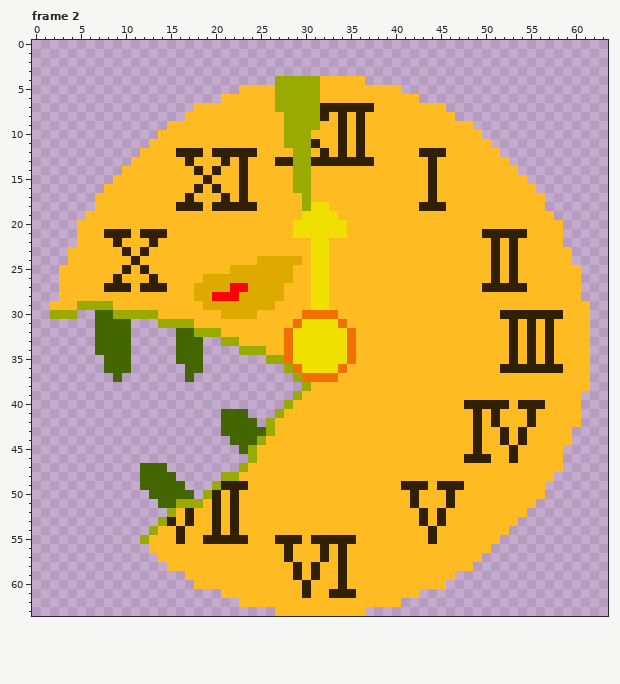
Edited in one commit: pixel-art file (images/enemies/fragment/idle.ase). The picture above is the old version.
64x64 pixels, 4 frames. Shown: frame 2. The commit also changed other frames, which this record leaves out.
After the commit:
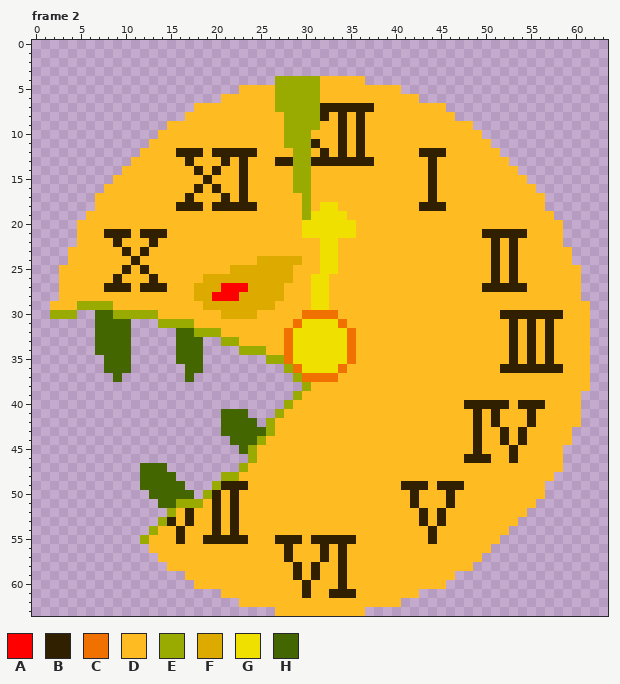
Palette (. is transparent): A #ff0000  B #302000  C #f07000  D #ffbb22  E #99aa00  F #ddaa00  G #f0e000  H #446600
The edit:
--- frame 2
@@ x 19..37 @@
 17 DDBDBDDDDDDEDDDDDDD
-18 DBBBBBDDDDDEGGDDDDD
-19 DDDDDDDDDDDGGGGDDDD
-20 DDDDDDDDDDGGGGGGDDD
-21 DDDDDDDDDDGGGGGGDDD
-22 DDDDDDDDDDDDGGDDDDD
-23 DDDDDDDDDDDDGGDDDDD
-24 DDDDDDFFFFFDGGDDDDD
-25 DDDFFFFFFFDDGGDDDDD
+18 DBBBBBDDDDDEDGGDDDD
+19 DDDDDDDDDDDEGGGGDDD
+20 DDDDDDDDDDDGGGGGGDD
+21 DDDDDDDDDDDGGGGGGDD
+22 DDDDDDDDDDDDDGGDDDD
+23 DDDDDDDDDDDDDGGDDDD
+24 DDDDDDFFFFFDDGGDDDD
+25 DDDFFFFFFFDDDGGDDDD
 26 FFFFFFFFFFDDGGDDDDD
-27 FFFAAFFFFDDDGGDDDDD
+27 FFAAAFFFFDDDGGDDDDD
 28 FAAAFFFFFDDDGGDDDDD
Where, in picture pixels (left, top, right, bottom), the same in both pictures:
changed: (293, 202, 356, 274)
changed: (221, 283, 230, 292)
